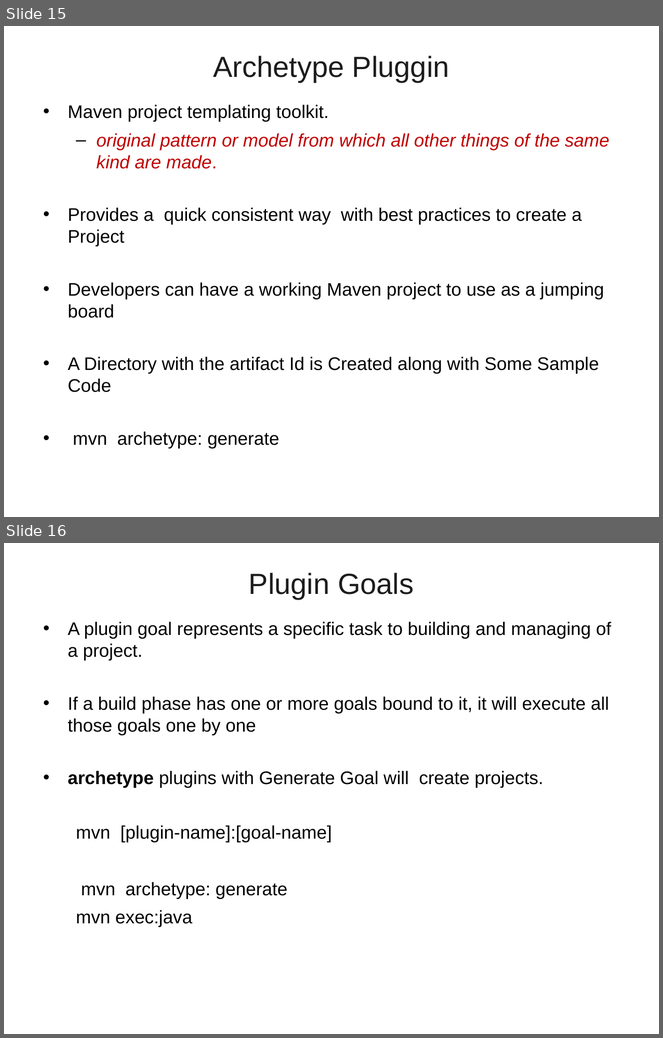
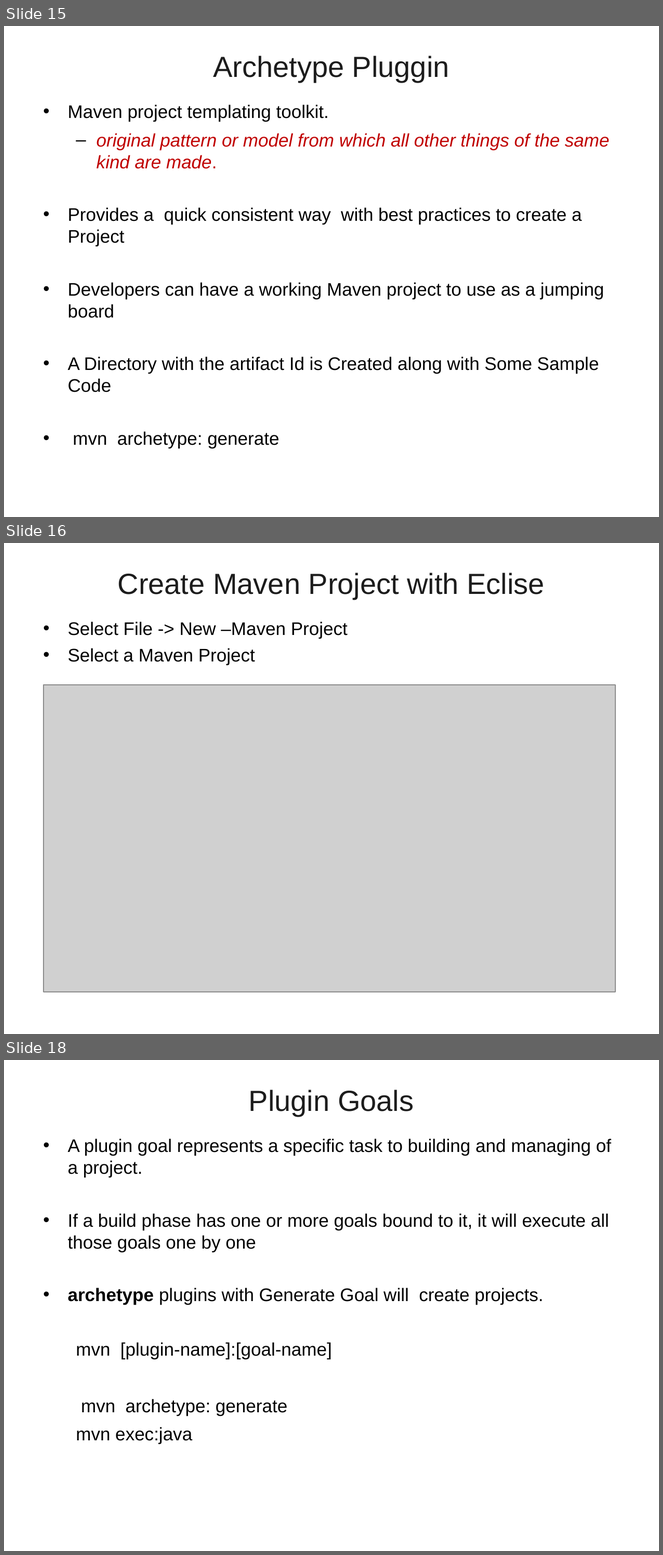
Before and after one commit to vatsanTraining/lumen_sep_2021, a slide deck: Maven01.ppt. Shown one above the other, each under a label of ours: slides 15 and 16 before the commit, slides 15, 16 and 18 after it; the slides between them are not shown. The pictures are 663x1038 and 663x1555 pixels, drawn with LibreOffice and Linux fonts; fonts in the diff are those of the drawing; grey boxes stand for pictures; background and template pictures are left out. Boxes give left, top, right and bottom in pixels: in the first picture for what was removed or moved away, otherwise in the second. Text is boxed around its words. In the diff, an @@ line names an element or a change of style, - is before the commit and + after.

```diff
--- a/Maven01.ppt
+++ b/Maven01.ppt
@@ slide 16 added at box(4, 543, 659, 1034), background picture (left out) @@
@@ title added at box(118, 573, 545, 600), 32 pt, text #1C1C1C @@
+Create Maven Project with Eclise
@@ text added at box(68, 622, 348, 665), 20 pt, text #000000 @@
+• Select File -> New –Maven Project
+• Select a Maven Project
@@ picture added at box(44, 685, 616, 992) @@
@@ what was slide 16 is now slide 18 @@
```
Also in this commit, not shown: 1 slide changed, 4 other slides added.
